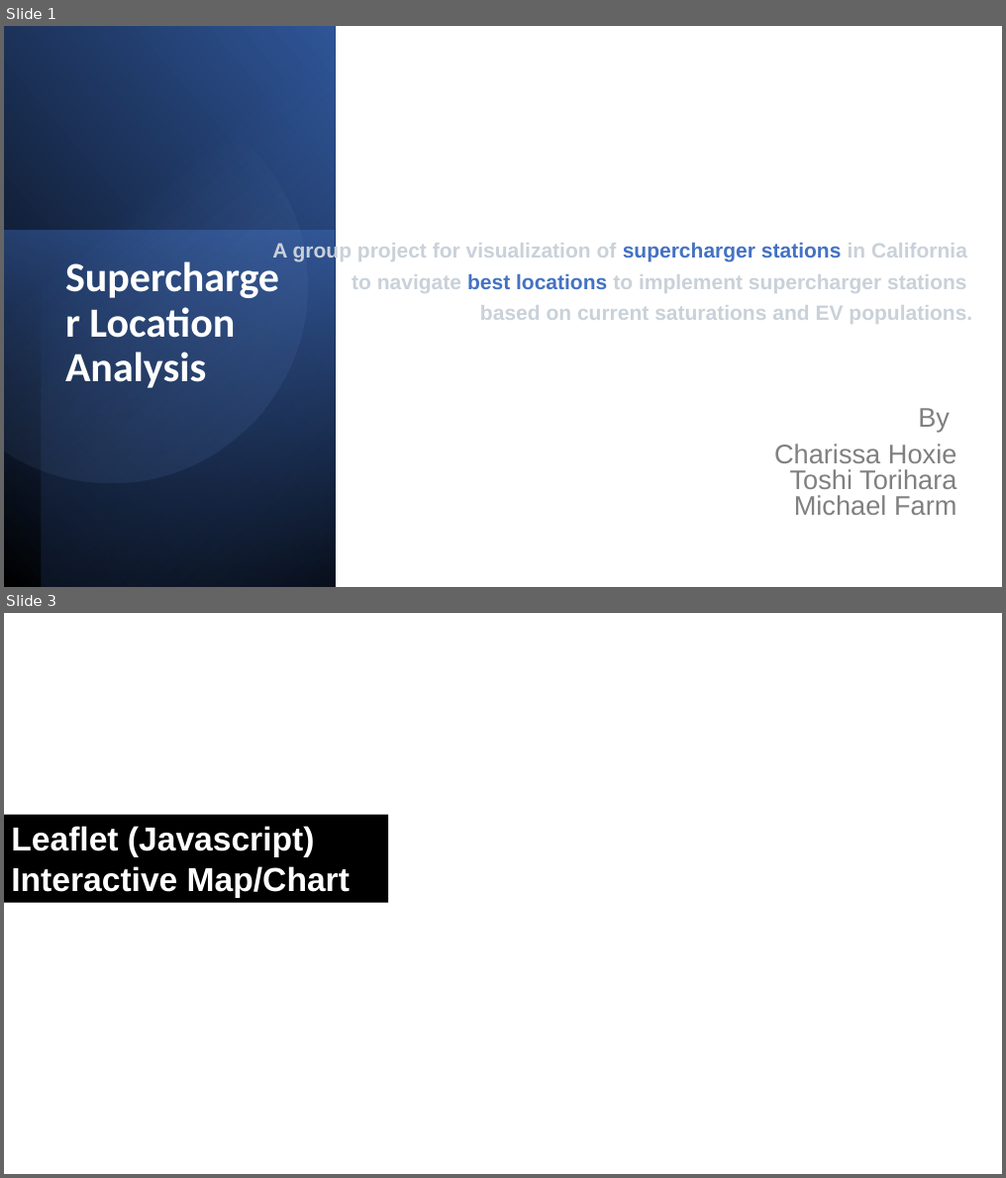
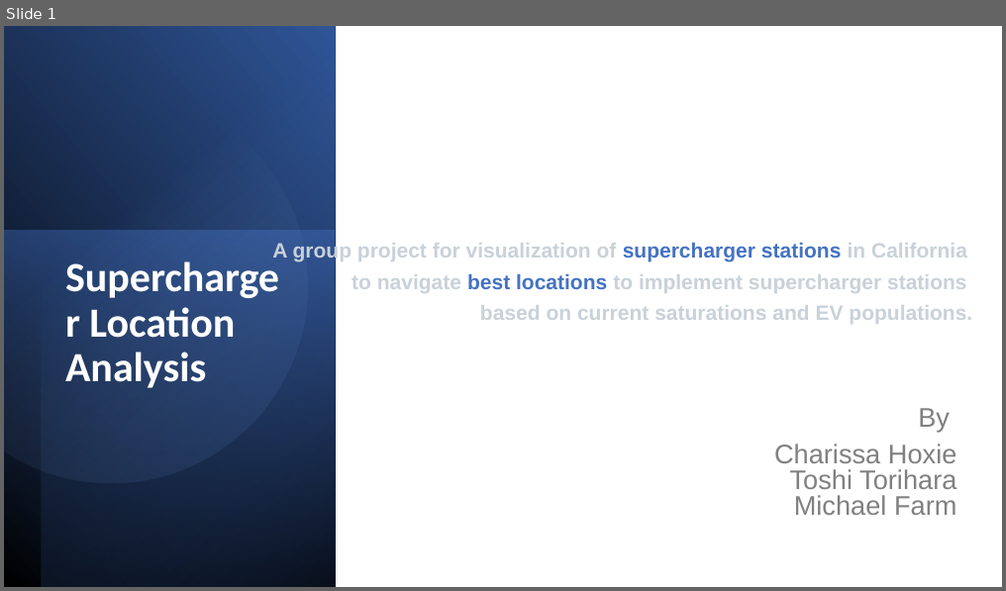
Before and after one commit to sissa81/legendary-system, a slide deck: Presentation/legendary-system.pptx. Shown one above the other, each under a label of ours: slides 1 and 3 before the commit, slide 1 after it; the slides between them are not shown. The pictures are 1006x1178 and 1006x591 pixels, drawn with LibreOffice and Linux fonts; fonts in the diff are those of the drawing; background and template pictures are left out. Boxes give left, top, right and bottom in pixels: in the first picture for what was removed or moved away, otherwise in the second. Text is boxed around its words. In the diff, an @@ line names an element or a change of style, - is before the commit and + after.

```diff
--- a/Presentation/legendary-system.pptx
+++ b/Presentation/legendary-system.pptx
@@ slide 3 removed at [4,613,1002,1174], background picture (left out) @@
@@ rectangle removed at [4,814,389,903] @@
-Leaflet (Javascript) Interactive Map/Chart
```
Also in this commit, not shown: 4 slides changed, 3 slides added, 2 other slides removed.
